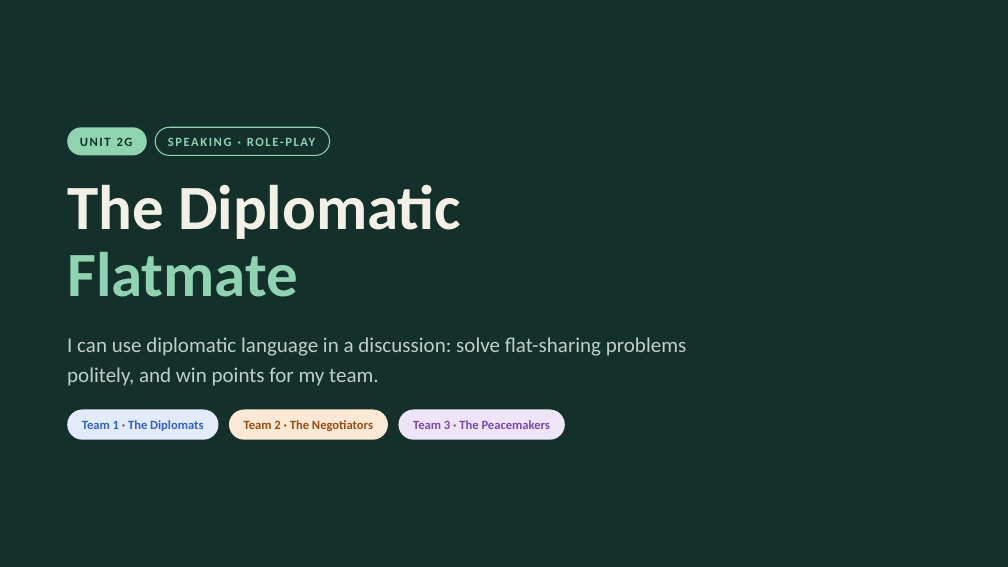
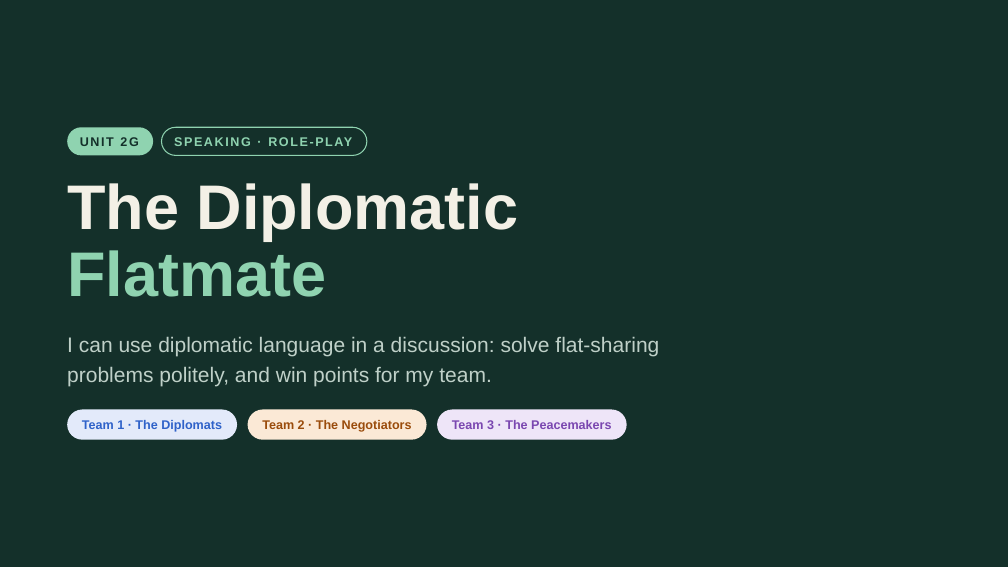
Before and after one commit to adizmurodov/About-ME, a slide deck: slide 1 of diplomatic-flatmate/The-Diplomatic-Flatmate.pptx. Drawn at 1008x567 pixels with LibreOffice and Linux fonts; fonts in the diff are those of the drawing. Boxes give left, top, right and bottom in pixels: in the first picture for what was removed or moved away, otherwise in the second. Text is boxed around its words. In the diff, an @@ line names an element or a change of style, - is before the commit and + after.

```diff
--- a/diplomatic-flatmate/The-Diplomatic-Flatmate.pptx
+++ b/diplomatic-flatmate/The-Diplomatic-Flatmate.pptx
@@ rounded rectangle: place and size @@
-rounded rectangle at (67, 127, 147, 155)
+rounded rectangle at (67, 127, 154, 155)
@@ rounded rectangle: place and size @@
-rounded rectangle at (155, 127, 330, 155)
+rounded rectangle at (162, 127, 368, 155)
@@ rounded rectangle: place and size @@
-rounded rectangle at (67, 410, 219, 440)
+rounded rectangle at (67, 410, 237, 440)
@@ rounded rectangle: place and size @@
-rounded rectangle at (229, 410, 388, 440)
+rounded rectangle at (248, 410, 427, 440)
@@ text "Team 2 · The Negotiators": place and size @@
-text "Team 2 · The Negotiators" at (244, 420, 373, 431)
+text "Team 2 · The Negotiators" at (262, 420, 412, 432)
@@ rounded rectangle: place and size @@
-rounded rectangle at (399, 410, 565, 440)
+rounded rectangle at (437, 410, 627, 440)
@@ font Calibri to Arial in 7 elements at (67, 183, 519, 297), (67, 337, 659, 386), (80, 137, 138, 146), (82, 420, 222, 432), (262, 420, 412, 432), (174, 132, 361, 150), (452, 420, 611, 429) @@
@@ text "Team 3 · The Peacemakers": place and size @@
-text "Team 3 · The Peacemakers" at (413, 420, 550, 429)
+text "Team 3 · The Peacemakers" at (452, 420, 611, 429)
```
Also in this commit, not shown: 30 other slides changed, 1 other file.
